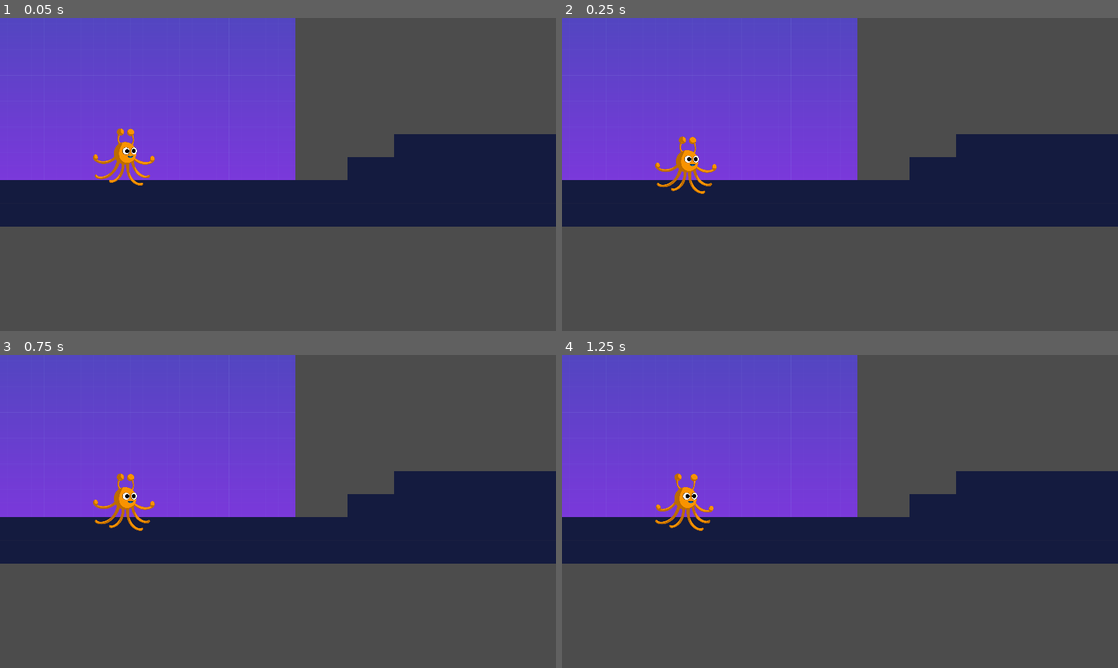
Above: before the commit, frames 1-4 (two rows, left to right).
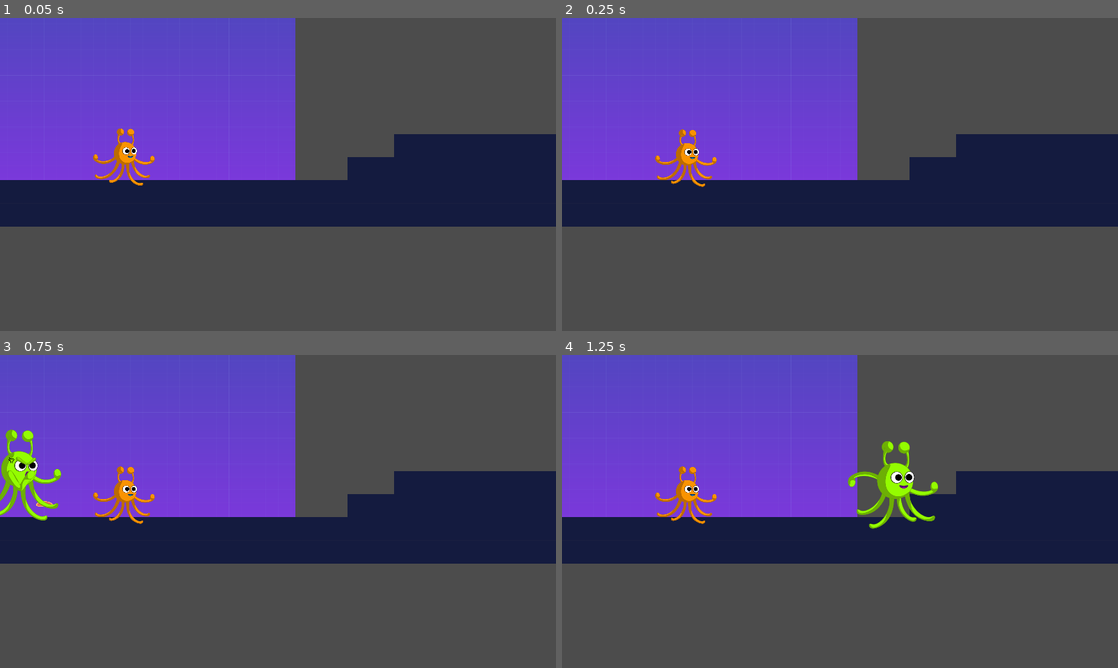
Above: after the commit, the same moments.

Repository: kigari94/IAS
Game: Godot game, scene res://src/Levels/Level01.tscn
The game is run twice, just before and just after one commit, with the same random seed, the same clock (stepped at 60 frames per second) and the same inputs. This scene is started directly instead of the project's main scene.
Inputs:
- Up to frame 1 (0.05 s): no input
- Up to frame 2 (0.25 s): no input
- Up to frame 3 (0.75 s): hold D (move_right) from 0.53 s (still down); hold Space (attack) from 0.53 s (still down)
- Up to frame 4 (1.25 s): keep holding D (move_right); keep holding Space (attack); tap W (jump) at 0.77 s

Frame 1 is identical in both runs. In frame 2, 0.8% of the frame differs, in the area x 16-28%, y 35-57%; in frame 3, 2.1%; in frame 4, 2.2%, in the area x 16-68%, y 27-57%.
Error before the commit: Attempt to call function 'set_target' in base 'null instance' on a null instance. (res://src/Actors/Player.gd:126)

Commit message:
Revert "Player collider"

Diff:
--- a/src/Actors/Player.gd
+++ b/src/Actors/Player.gd
@@ -6,9 +6,9 @@
 var main_camera =  null
 var player_weapon = null
 var input_enabled = true
-var screen_position = null
 
 onready var animation = $AnimationPlayer
+
 
 var jumpSound: AudioStreamPlayer
 var punchSound: AudioStreamPlayer
@@ -16,7 +16,6 @@
 var respawnSound: AudioStreamPlayer
 
 func _ready() -> void:
-
 	# Sound init
 	jumpSound = AudioStreamPlayer.new()
 	add_child(jumpSound)
@@ -37,6 +36,7 @@
 
 	#player_weapon.connect("attack_finished", self, "on_player_weapon_attack_finished")
 	main_camera = get_node(camera)
+
 
 func _on_DangerDetector_area_entered(_body: PhysicsBody2D) -> void:
 	die()
@@ -61,11 +61,13 @@
 		animation.play("Jump_Animation")
 		jumpSound.play()
 
+
 	# Run Animation
 	if ((direction.x < 0 or direction.x > 0) and _current_state != _STATES.ATTACK and self.is_on_floor()):
-		#print("run")
+		print("run")
 		_current_state = _STATES.MOVE
 		animation.play("Run_Animation")
+
 
 
 func _input(event: InputEvent) -> void:
@@ -79,7 +81,6 @@
 	# Fight Animation + play fight sound
 		animation.play("Fight_Animation")
 		punchSound.play()
-
 
 func _on_AnimationPlayer_animation_finished(anim_name):
 	print(anim_name)
@@ -135,24 +136,19 @@
 func respawn_position():
 #TODO: need to finde a way to calculate a good respawn position
 	var new_position = Vector2()
-	screen_position = main_camera.get_position()
-	new_position.x = screen_position.x - 6000
-	new_position.y = screen_position.y
-
+	var old_position = self.position
+	new_position.x = old_position.x - 2000
+	new_position.y = old_position.y - 2000
 	return  new_position
 
 func respawn() -> void :
 	#TODO Respawn animation
+
 	# play respawn sound
-	var new_position = respawn_position()
 	respawnSound.play()
-	for y in range(3000,3030):
-		print(is_on_floor())
-		if is_on_floor() == false:
-			print("not on floor")
-			break
-		self.position = Vector2(new_position.x,-y)
+
 	input_enabled = true
+	self.position = respawn_position()
 
 func facing_direction(direction: float) -> void:
 	if direction > 0.0:
--- a/src/Actors/Player.tscn
+++ b/src/Actors/Player.tscn
@@ -1,17 +1,34 @@
-[gd_scene load_steps=13 format=2]
+[gd_scene load_steps=15 format=2]
 
 [ext_resource path="res://src/Actors/Player.gd" type="Script" id=1]
 [ext_resource path="res://assets/player.png" type="Texture" id=2]
+[ext_resource path="res://assets/Animations/Player/fight/fight/fight_spritesheet_small.png" type="Texture" id=3]
 [ext_resource path="res://assets/Animations/Player/SpriteSheet_Player_1.png" type="Texture" id=4]
 
 [sub_resource type="OccluderPolygon2D" id=1]
 polygon = PoolVector2Array( -47.7193, -80.1353, -45.552, -86.1556, -40.2541, -93.1392, -32.7889, -96.9922, 32.4715, -96 …(218 unchanged characters)…
 
 [sub_resource type="RectangleShape2D" id=2]
-extents = Vector2( 49.5, 65.5 )
+extents = Vector2( 40, 41 )
 
 [sub_resource type="RectangleShape2D" id=3]
-extents = Vector2( 65.5, 80 )
+extents = Vector2( 45.6478, 41.7715 )
+
+[sub_resource type="Animation" id=4]
+resource_name = "Attack_Animation"
+length = 0.65
+tracks/0/type = "value"
+tracks/0/path = NodePath("Attack:frame")
+tracks/0/interp = 1
+tracks/0/loop_wrap = true
+tracks/0/imported = false
+tracks/0/enabled = true
+tracks/0/keys = {
+"times": PoolRealArray( 0, 0.1, 0.2, 0.3, 0.4, 0.5, 0.6 ),
+"transitions": PoolRealArray( 1, 1, 1, 1, 1, 1, 1 ),
+"update": 1,
+"values": [ 1, 2, 3, 4, 3, 2, 1 ]
+}
 
 [sub_resource type="Animation" id=9]
 resource_name = "Death_Animation"
@@ -77,12 +94,24 @@
 [sub_resource type="Animation" id=5]
 length = 0.001
 tracks/0/type = "value"
-tracks/0/path = NodePath("PlayerAnimation:frame")
+tracks/0/path = NodePath("Attack:frame")
 tracks/0/interp = 1
 tracks/0/loop_wrap = true
 tracks/0/imported = false
 tracks/0/enabled = true
 tracks/0/keys = {
+"times": PoolRealArray( 0 ),
+"transitions": PoolRealArray( 1 ),
+"update": 0,
+"values": [ 0 ]
+}
+tracks/1/type = "value"
+tracks/1/path = NodePath("PlayerAnimation:frame")
+tracks/1/interp = 1
+tracks/1/loop_wrap = true
+tracks/1/imported = false
+tracks/1/enabled = true
+tracks/1/keys = {
 "times": PoolRealArray( 0 ),
 "transitions": PoolRealArray( 1 ),
 "update": 0,
@@ -120,7 +149,7 @@
 occluder = SubResource( 1 )
 
 [node name="CollisionShape2D" type="CollisionShape2D" parent="."]
-position = Vector2( -9.5, -65.5 )
+position = Vector2( 0, -41 )
 shape = SubResource( 2 )
 
 [node name="DangerDetector" type="Area2D" parent="."]
@@ -130,7 +159,7 @@
 
 [node name="CollisionShape2D" type="CollisionShape2D" parent="DangerDetector"]
 modulate = Color( 0.337255, 0.223529, 1, 1 )
-position = Vector2( -8.5, -64 )
+position = Vector2( 0, -48 )
 shape = SubResource( 3 )
 
 [node name="Timer" type="Timer" parent="."]
@@ -142,8 +171,15 @@
 [node name="WeaponAnchorPoint" type="Node2D" parent="WeaponSpawnLocation"]
 position = Vector2( 78, 2 )
 
+[node name="Attack" type="Sprite" parent="."]
+visible = false
+texture = ExtResource( 3 )
+offset = Vector2( 0, -150 )
+hframes = 5
+
 [node name="AnimationPlayer" type="AnimationPlayer" parent="."]
 playback_speed = 2.0
+anims/Attack_Animation = SubResource( 4 )
 anims/Death_Animation = SubResource( 9 )
 anims/Fight_Animation = SubResource( 7 )
 anims/Idle_Animation = SubResource( 10 )
--- a/src/Actors/Player2.gd
+++ b/src/Actors/Player2.gd
@@ -34,9 +34,9 @@
 	add_child(respawnSound)
 	respawnSound.stream = preload("res://assets/Sounds/JUMP/dramatic-sound-effect-01-144470_RESPAWN.mp3")
 
+
 	#player_weapon.connect("attack_finished", self, "on_player_weapon_attack_finished")
 	main_camera = get_node(camera)
-
 
 
 func _on_DangerDetector_area_entered(_body: PhysicsBody2D) -> void:
@@ -115,7 +115,7 @@
 	input_enabled = false
 	$Timer.start()
 	main_camera.set_target(1)
-	PlayerData.playerOneActive = true
+	PlayerData.playerOneActive = false
 	#TODO Death animation
 	animation.play("Death_Animation")
 	deathSound.play()
@@ -134,6 +134,7 @@
 func respawn() -> void :
 	#TODO Respawn animation
 	respawnSound.play()
+
 	input_enabled = true
 	self.position = respawn_position()
 
--- a/src/Actors/Player2.tscn
+++ b/src/Actors/Player2.tscn
@@ -8,10 +8,10 @@
 polygon = PoolVector2Array( -47.7193, -80.1353, -45.552, -86.1556, -40.2541, -93.1392, -32.7889, -96.9922, 32.4715, -96 …(218 unchanged characters)…
 
 [sub_resource type="RectangleShape2D" id=2]
-extents = Vector2( 32, 41 )
+extents = Vector2( 40, 41 )
 
 [sub_resource type="RectangleShape2D" id=3]
-extents = Vector2( 42, 50.5 )
+extents = Vector2( 45.6478, 41.7715 )
 
 [sub_resource type="Animation" id=10]
 resource_name = "Death_Animation"
@@ -125,7 +125,7 @@
 occluder = SubResource( 1 )
 
 [node name="CollisionShape2D" type="CollisionShape2D" parent="."]
-position = Vector2( 4, -65.5 )
+position = Vector2( 0, -41 )
 shape = SubResource( 2 )
 
 [node name="DangerDetector" type="Area2D" parent="."]
@@ -134,7 +134,7 @@
 
 [node name="CollisionShape2D" type="CollisionShape2D" parent="DangerDetector"]
 modulate = Color( 0.337255, 0.223529, 1, 1 )
-position = Vector2( 5, -60.5 )
+position = Vector2( 0, -48 )
 shape = SubResource( 3 )
 
 [node name="Timer" type="Timer" parent="."]
--- a/src/Levels/MainCamera.gd
+++ b/src/Levels/MainCamera.gd
@@ -21,6 +21,3 @@
 		currentTarget = get_node(target1)
 	else:
 		currentTarget = get_node(target2)
-
-func get_position():
-	return self.global_position
